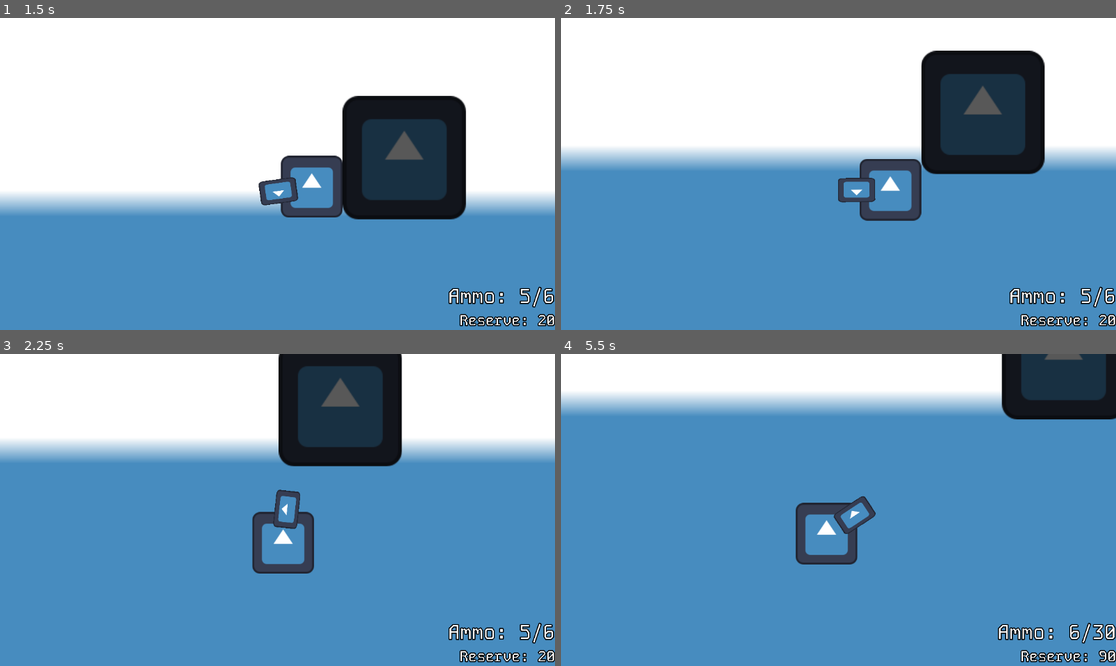
Above: before the commit, frames 1-4 (two rows, left to right).
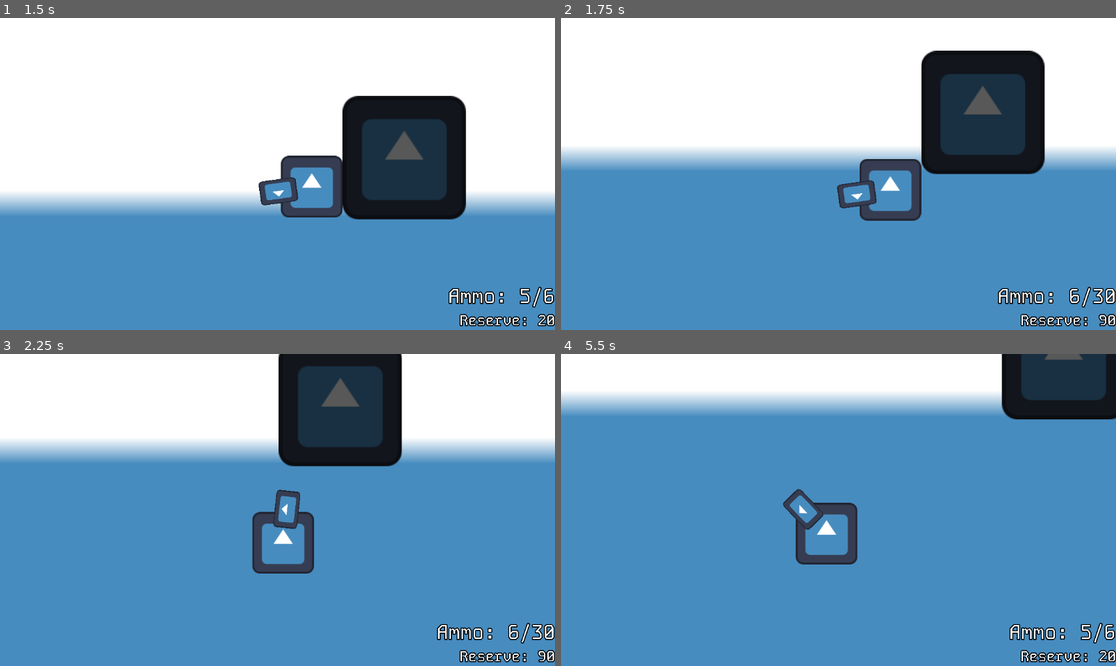
Above: after the commit, the same moments.

Repository: Shuflduf/MultiMurder
Game: Godot game, scene res://scenes/main.tscn
Two runs of this game, one before a commit and one after it. Both use one fixed random seed, a clock stepped at 60 frames per second and the inputs below. The engine's default icon, where the game draws it, is replaced by a stand-in: a white triangle on a blue panel in a dark square.
Inputs (mouse positions are in pixels of both pictures, inside the frame that each line leads up to):
- Up to frame 1 (1.5 s): tap Enter at 0.5 s; move the mouse to (399, 158) at 0.52 s; press the mouse at (399, 158) at 0.53 s; hold D (right) 0.53-1.28 s; tap 1 (switch_1) at 0.8, 1.35 s; move the mouse to (166, 189) at 1.27 s; release the mouse at (166, 189) at 1.28 s; hold S (down) from 1.28 s (still down)
- Up to frame 2 (1.75 s): keep holding S (down); tap 2 (switch_2) at 1.55 s
- Up to frame 3 (2.25 s): move the mouse to (333, 441) at 2.02 s; release S (down) at 2.03 s; hold D (right) from 2.03 s (still down); hold 2 (switch_2) from 2.03 s (still down)
- Up to frame 4 (5.5 s): click (894, 441) at 2.3 s; move the mouse to (810, 572) at 2.77 s; release D (right) at 2.78 s; release 2 (switch_2) at 2.78 s; hold W (up) 2.78-3.53 s; click (810, 572) at 2.85 s; tap 1 (switch_1) at 3.05, 5.3 s; move the mouse to (1005, 556) at 3.52 s; hold 1 (switch_1) 3.53-4.28 s; hold A (left) 3.53-5.03 s; tap 2 (switch_2) at 3.8, 4.35 s; move the mouse to (672, 463) at 4.27 s; click (672, 463) at 4.55 s; move the mouse to (866, 510) at 5.02 s; press the mouse at (866, 510) at 5.03 s; hold S (down) from 5.03 s (still down)

Frame 1 is identical in both runs. In frame 2, 1.1% of the frame differs, in the area x 49-100%, y 51-99%; in frame 3, 0.7%; in frame 4, 1.4%, in the area x 40-100%, y 43-99%.

Commit message:
ammo stays per gun

Diff:
--- a/scripts/guns/ak.gd
+++ b/scripts/guns/ak.gd
@@ -13,4 +13,4 @@
 	var bullet_offset = randf_range(-half_spread, half_spread)
 	new_bullet.rotation = deg_to_rad(bullet_offset) + rotation
 	spawn_bullet(new_bullet)
-	fired.emit()
+	ammo -= 1
--- a/scripts/player.gd
+++ b/scripts/player.gd
@@ -6,38 +6,37 @@
 
 @export var weapons: Array[PackedScene]
 
-var set_new_weapon: PackedScene:
+var weapon_index = 0:
 	set(value):
-		if set_new_weapon != null:
-			if value.resource_path == set_new_weapon.resource_path:
-				return
-		if weapon_parent.get_child_count() > 0:
-			weapon_parent.get_child(0).queue_free()
-
-		set_new_weapon = value
-		weapon_parent.add_child(value.instantiate())
-		current_weapon = weapon_parent.get_child(0)
+		weapon_index = value
+		for gun in weapon_parent.get_children():
+			gun.hide()
+			gun.set_process(false)
+		weapon_parent.get_child(value).show()
+		weapon_parent.get_child(value).set_process(true)
+		update_hud()
 
 var current_weapon: Gun:
-	set(value):
-		value.fired.connect(func(): update_hud())
-		current_weapon = value
-		update_hud()
 	get:
-		return weapon_parent.get_child(0)
+		return weapon_parent.get_child(weapon_index)
 
 func _process(_delta: float) -> void:
 	camera.position = get_local_mouse_position() / 3
 
 
 func _ready() -> void:
-	set_new_weapon = weapons[0]
+	for gun in weapons:
+		weapon_parent.add_child(gun.instantiate())
+	for gun in weapon_parent.get_children():
+		gun.hide()
+		gun.fired.connect(func(): update_hud())
+	weapon_index = 0
 
 func _unhandled_input(event: InputEvent) -> void:
 	if event.is_action_pressed("switch_1"):
-		set_new_weapon = weapons[0]
+		weapon_index = 0
 	elif event.is_action_pressed("switch_2"):
-		set_new_weapon = weapons[1]
+		weapon_index = 1
 
 func update_hud():
 	print(current_weapon)
